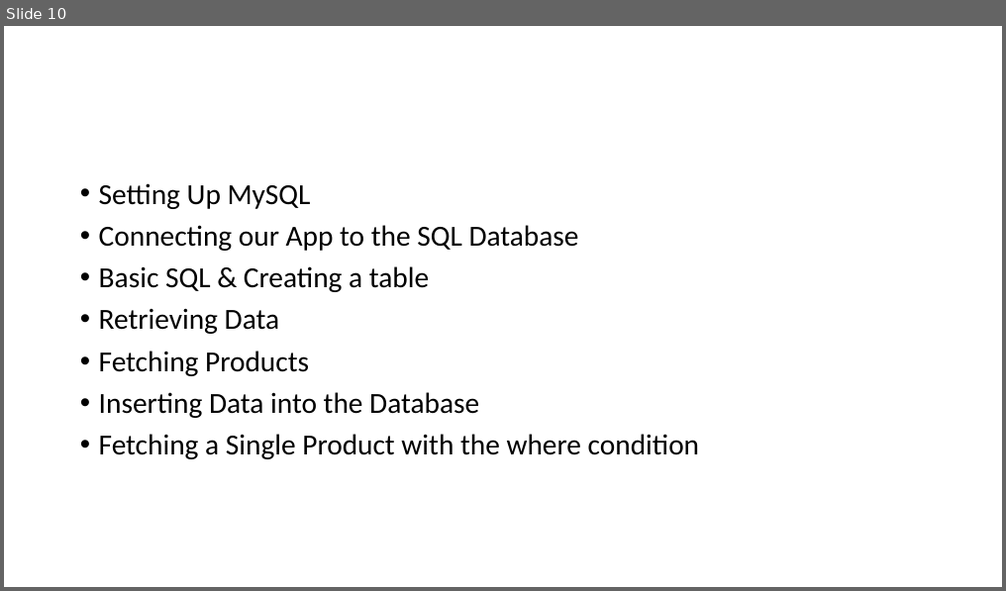
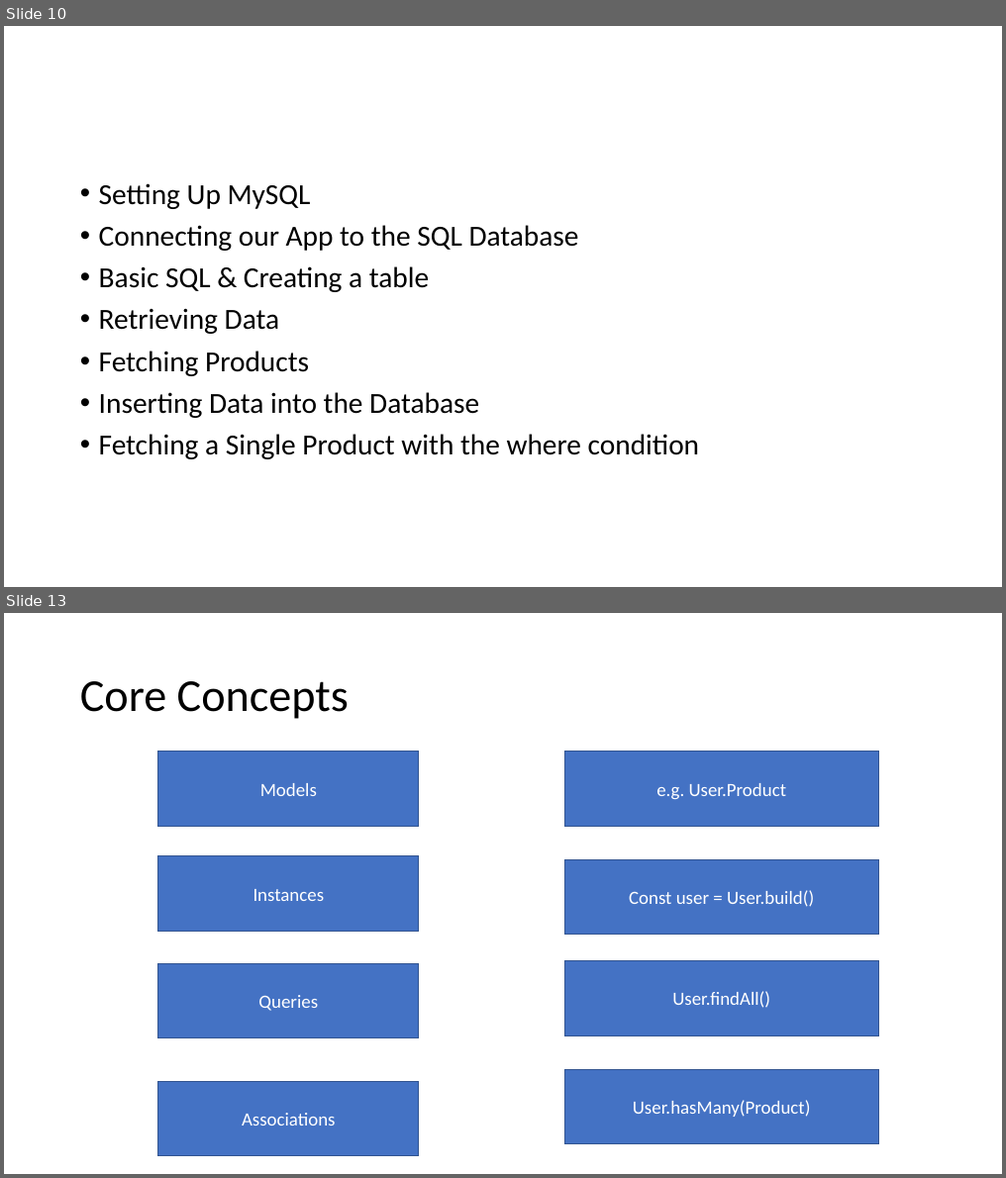
Before and after one commit to PiyushChaturvedii/Batch04, a slide deck: Database.pptx. Shown one above the other, each under a label of ours: slide 10 before the commit, slides 10 and 13 after it; the slides between them are not shown. The pictures are 1006x591 and 1006x1178 pixels, drawn with LibreOffice and Linux fonts; fonts in the diff are those of the drawing. Boxes give left, top, right and bottom in pixels: in the first picture for what was removed or moved away, otherwise in the second. Text is boxed around its words. In the diff, an @@ line names an element or a change of style, - is before the commit and + after.

```diff
--- a/Database.pptx
+++ b/Database.pptx
@@ slide 13 added at bbox=[4, 613, 1002, 1174], background #FFFFFF @@
@@ title added at bbox=[80, 681, 349, 719], 44 pt, text #000000 @@
+Core Concepts
@@ rectangle added at bbox=[158, 752, 419, 827], fill #4472C4, outline #325491 1 pt, 18 pt, text #FFFFFF @@
+Models
@@ rectangle added at bbox=[564, 752, 878, 827], fill #4472C4, outline #325491 1 pt, 18 pt, text #FFFFFF @@
+e.g. User.Product
@@ rectangle added at bbox=[158, 857, 419, 931], fill #4472C4, outline #325491 1 pt, 18 pt, text #FFFFFF @@
+Instances
@@ rectangle added at bbox=[564, 861, 878, 935], fill #4472C4, outline #325491 1 pt, 18 pt, text #FFFFFF @@
+Const user = User.build()
@@ rectangle added at bbox=[158, 964, 419, 1039], fill #4472C4, outline #325491 1 pt, 18 pt, text #FFFFFF @@
+Queries
@@ rectangle added at bbox=[564, 961, 878, 1036], fill #4472C4, outline #325491 1 pt, 18 pt, text #FFFFFF @@
+User.findAll()
@@ rectangle added at bbox=[158, 1081, 419, 1157], fill #4472C4, outline #325491 1 pt, 18 pt, text #FFFFFF @@
+Associations
@@ rectangle added at bbox=[564, 1069, 878, 1145], fill #4472C4, outline #325491 1 pt, 18 pt, text #FFFFFF @@
+User.hasMany(Product)
```
Also in this commit, not shown: 3 other slides added, 29 other files.
